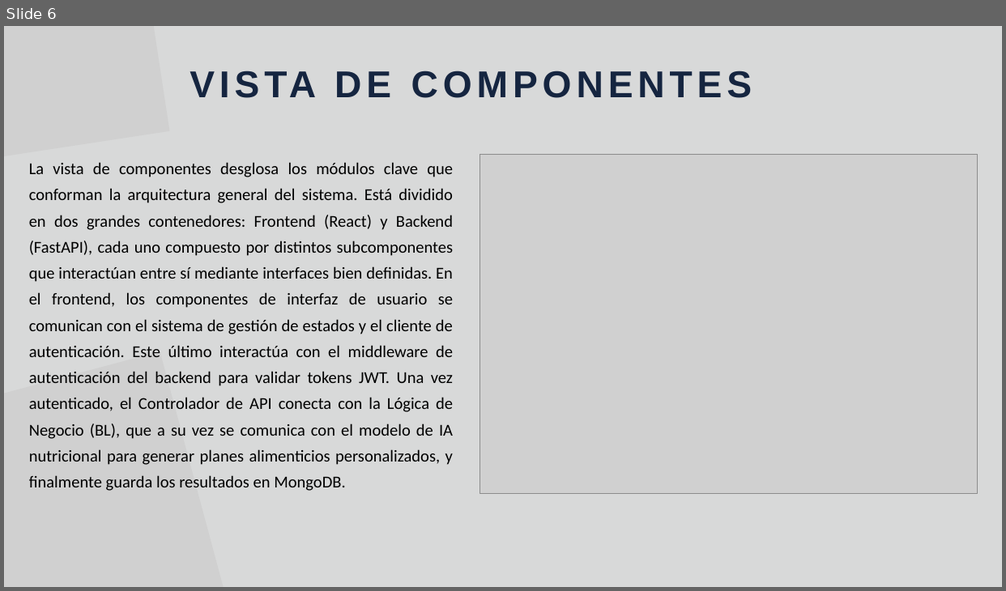
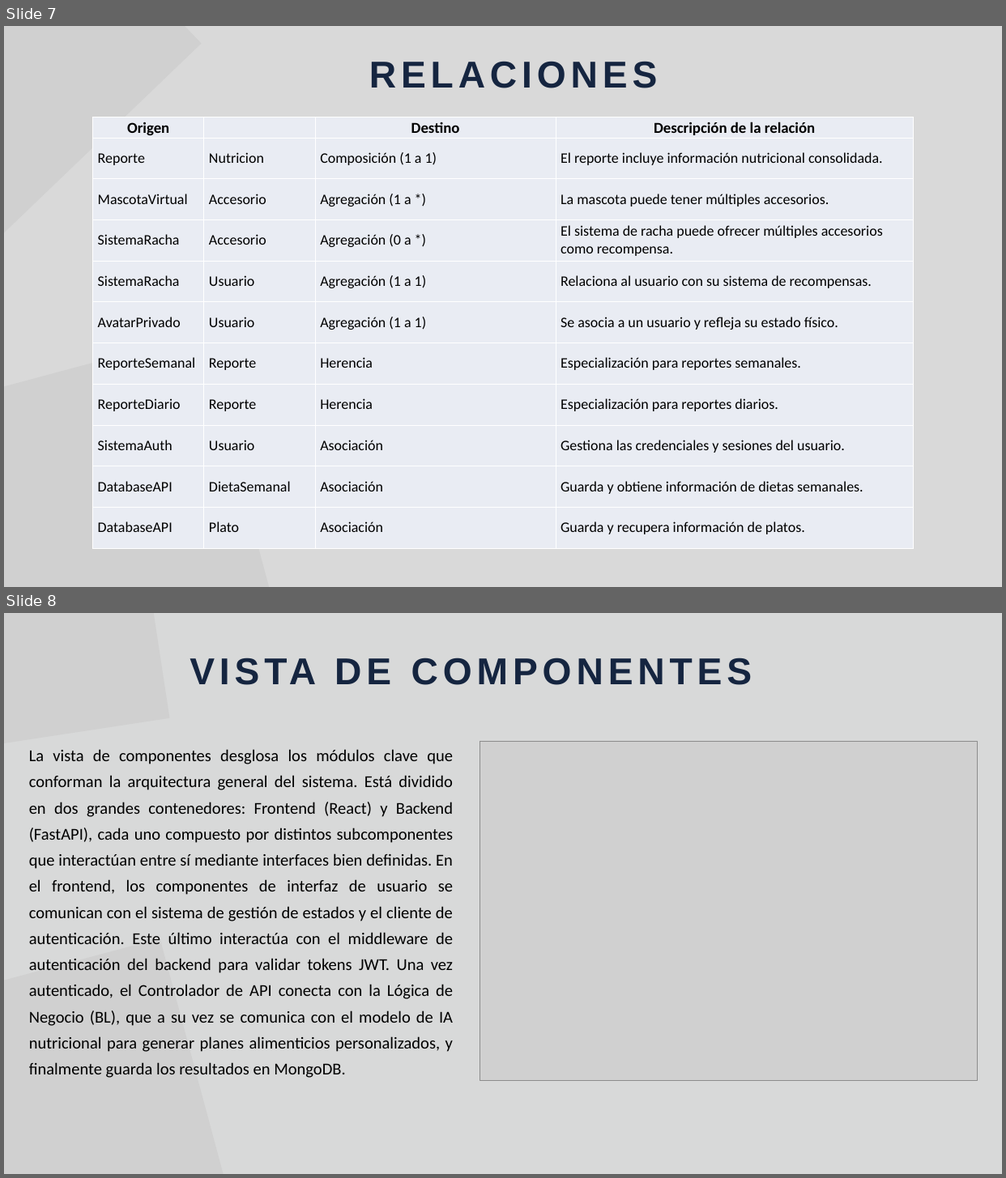
Before and after one commit to Jucer74/SoftwareArchitecture, a slide deck: Project/Views/NutrIA.views.pptx. Shown one above the other, each under a label of ours: slide 6 before the commit, slides 7 and 8 after it. The pictures are 1006x591 and 1006x1178 pixels, drawn with LibreOffice and Linux fonts; fonts in the diff are those of the drawing; grey boxes stand for pictures. Boxes give left, top, right and bottom in pixels: in the first picture for what was removed or moved away, otherwise in the second. Text is boxed around its words. In the diff, an @@ line names an element or a change of style, - is before the commit and + after.

```diff
--- a/Project/Views/NutrIA.views.pptx
+++ b/Project/Views/NutrIA.views.pptx
@@ slide 7 added at (x1=4, y1=26, x2=1002, y2=587), background #FFFFFF @@
@@ rectangle added at (x1=4, y1=26, x2=1002, y2=587), fill #D9D9D9 @@
@@ picture added at (x1=4, y1=26, x2=202, y2=292) @@
@@ text added at (x1=369, y1=61, x2=657, y2=88), 54 pt, text #152540, bold @@
+RELACIONES
@@ table added at (x1=93, y1=118, x2=914, y2=549), 11 rows, 4 columns @@
+Origen |  | Destino | Descripción de la relación
+Reporte | Nutricion | Composición (1 a 1) | El reporte incluye información nutricional consolidada.
+MascotaVirtual | Accesorio | Agregación (1 a *) | La mascota puede tener múltiples accesorios.
+SistemaRacha | Accesorio | Agregación (0 a *) | El sistema de racha puede ofrecer múltiples accesorios como recompensa.
+SistemaRacha | Usuario | Agregación (1 a 1) | Relaciona al usuario con su sistema de recompensas.
+AvatarPrivado | Usuario | Agregación (1 a 1) | Se asocia a un usuario y refleja su estado físico.
+ReporteSemanal | Reporte | Herencia | Especialización para reportes semanales.
+ReporteDiario | Reporte | Herencia | Especialización para reportes diarios.
+SistemaAuth | Usuario | Asociación | Gestiona las credenciales y sesiones del usuario.
+DatabaseAPI | DietaSemanal | Asociación | Guarda y obtiene información de dietas semanales.
+DatabaseAPI | Plato | Asociación | Guarda y recupera información de platos.
@@ picture added at (x1=4, y1=334, x2=305, y2=587) @@
@@ what was slide 6 is now slide 8 @@
```
Also in this commit, not shown: 7 slides changed, 7 other slides added, 3 slides removed.
